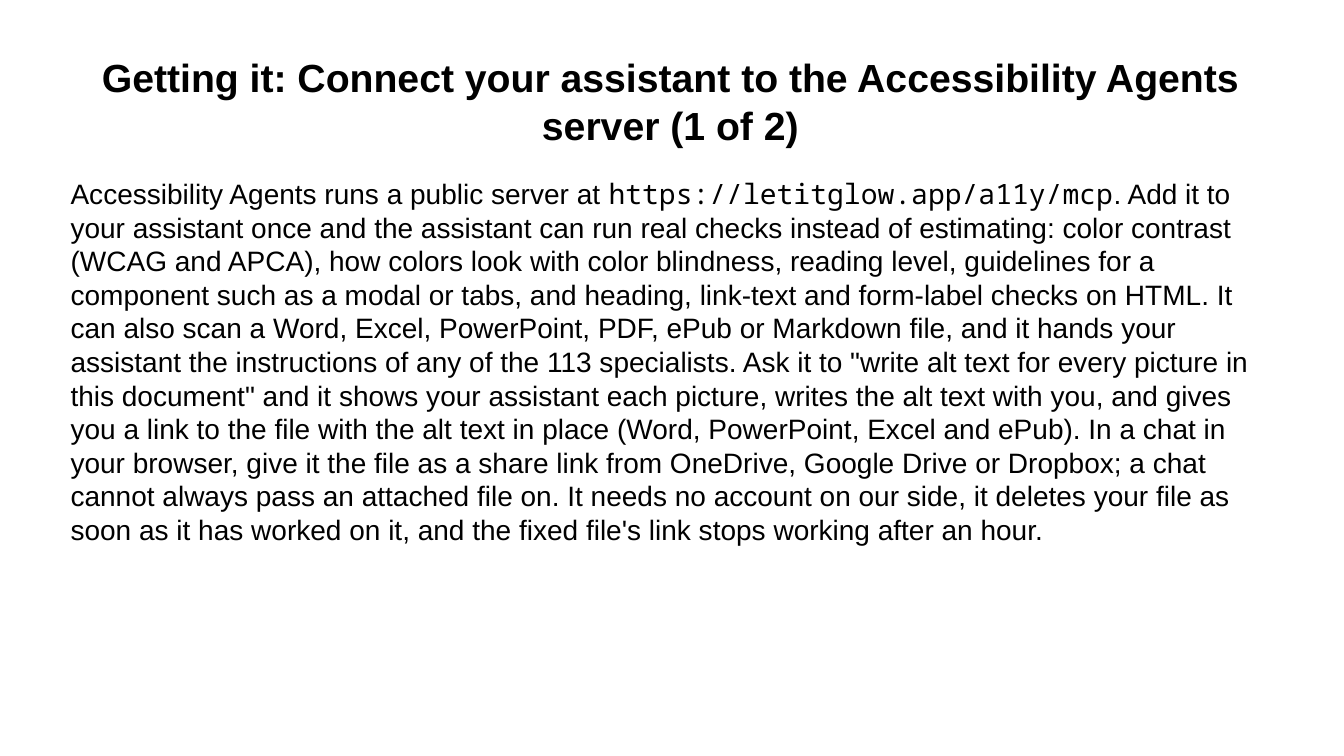
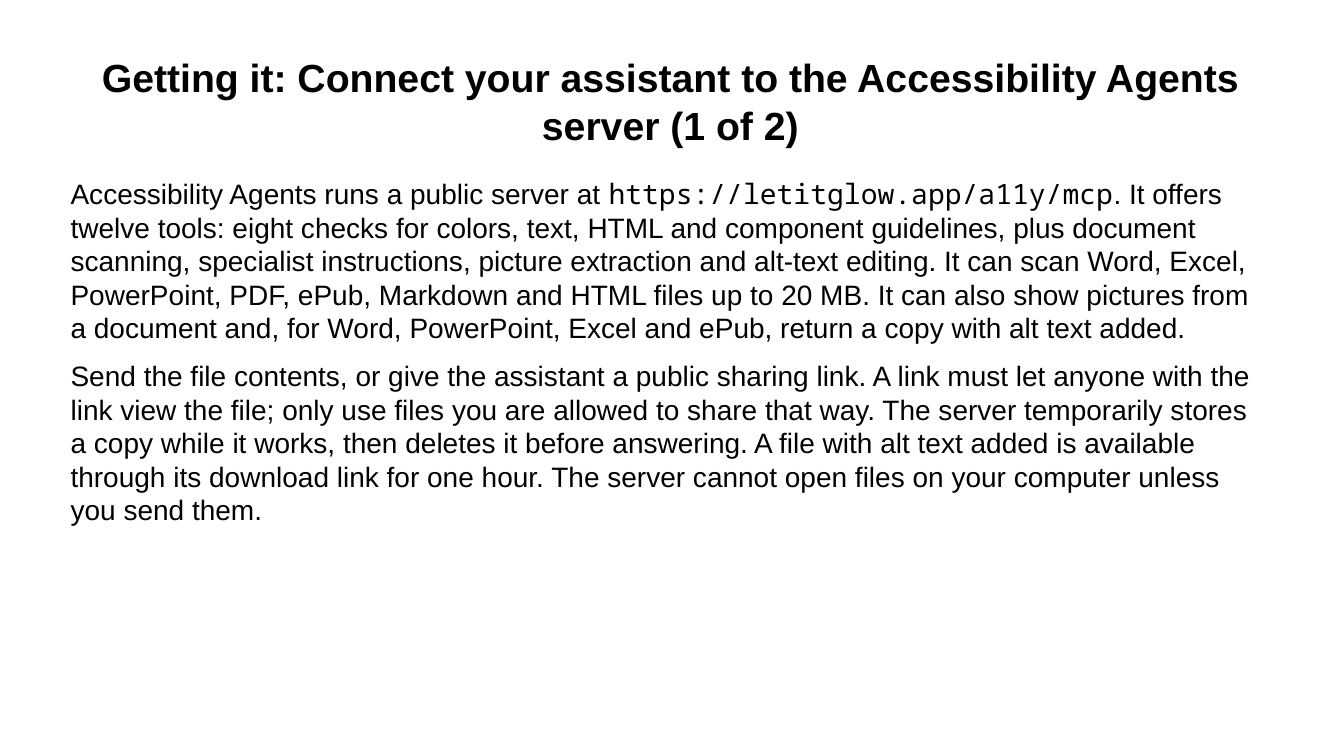
Before and after one commit to Community-Access/glow, a slide deck: slide 19 of docs/ahg-2026/kit/accessibility-agents.pptx. Drawn at 1344x756 pixels with LibreOffice and Linux fonts; fonts in the diff are those of the drawing. Boxes give left, top, right and bottom in pixels: in the first picture for what was removed or moved away, otherwise in the second. Text is boxed around its words. In the diff, an @@ line names an element or a change of style, - is before the commit and + after.

```diff
--- a/docs/ahg-2026/kit/accessibility-agents.pptx
+++ b/docs/ahg-2026/kit/accessibility-agents.pptx
@@ text at box(71, 182, 1250, 526): text changed @@
-Accessibility Agents runs a public server at https://letitglow.app/a11y/mcp. Add it to your assistant once and the assistant can run real checks instead of estimating: color contrast (WCAG and APCA), how colors look with color blindness, reading level, guidelines for a component such as a modal or tabs, and heading, link-text and form-label checks on HTML. It can also scan a Word, Excel, PowerPoint, PDF, ePub or Markdown file, and it hands your assistant the instructions of any of the 113 specialists. Ask it to "write alt text for every picture in this document" and it shows your assistant each picture, writes the alt text with you, and gives you a link to the file with the alt text in place (Word, PowerPoint, Excel and ePub). In a chat in your browser, give it the file as a share link from OneDrive, Google Drive or Dropbox; a chat cannot always pass an attached file on. It needs no account on our side, it deletes your file as soon as it has worked on it, and the fixed file's link stops working after an hour.
+Accessibility Agents runs a public server at https://letitglow.app/a11y/mcp. It offers twelve tools: eight checks for colors, text, HTML and component guidelines, plus document scanning, specialist instructions, picture extraction and alt-text editing. It can scan Word, Excel, PowerPoint, PDF, ePub, Markdown and HTML files up to 20 MB. It can also show pictures from a document and, for Word, PowerPoint, Excel and ePub, return a copy with alt text added.
+Send the file contents, or give the assistant a public sharing link. A link must let anyone with the link view the file; only use files you are allowed to share that way. The server temporarily stores a copy while it works, then deletes it before answering. A file with alt text added is available through its download link for one hour. The server cannot open files on your computer unless you send them.
```
Also in this commit, not shown: 9 other slides changed, 1 slide added, 1 slide removed, 18 other files.
